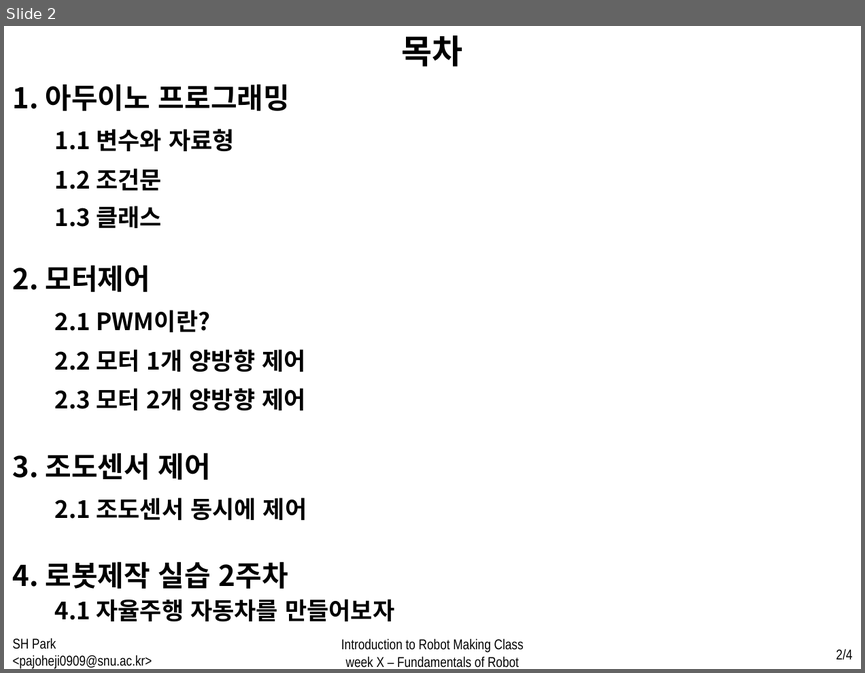
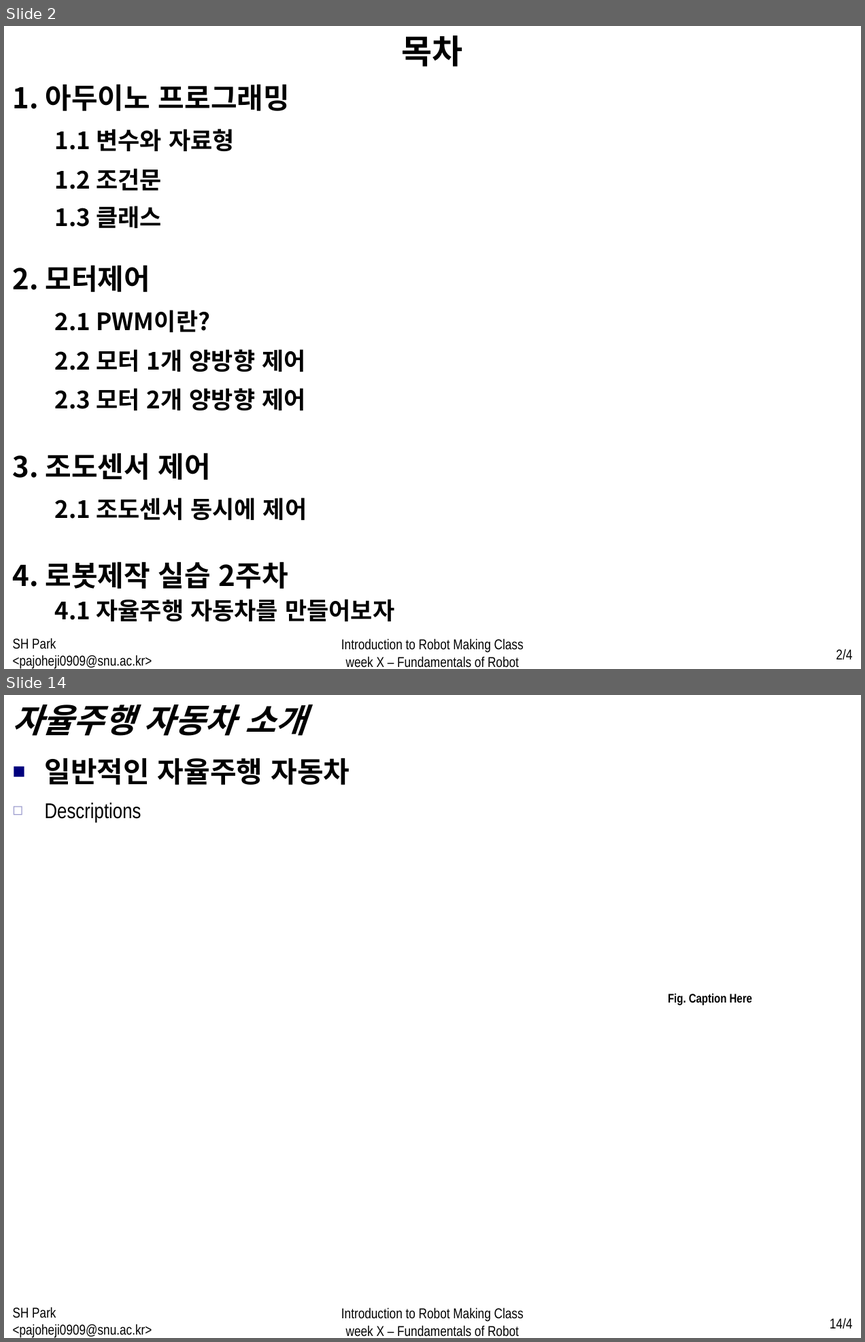
Before and after one commit to WhenTheyCry96/RobotTutorial, a slide deck: PPT/week2.pptx. Shown one above the other, each under a label of ours: slide 2 before the commit, slides 2 and 14 after it; the slides between them are not shown. The pictures are 865x673 and 865x1342 pixels, drawn with LibreOffice and Linux fonts; fonts in the diff are those of the drawing. Boxes give left, top, right and bottom in pixels: in the first picture for what was removed or moved away, otherwise in the second. Text is boxed around its words. In the diff, an @@ line names an element or a change of style, - is before the commit and + after.

Commit message:
robot ppt2 fixing

```diff
--- a/PPT/week2.pptx
+++ b/PPT/week2.pptx
@@ slide 14 added at [4, 695, 861, 1338], background #FFFFFF @@
@@ text added at [12, 705, 306, 736], 28 pt, text #000000, bold, italic @@
+자율주행 자동차 소개
@@ text added at [45, 758, 349, 785], 24 pt, text #000000, bold @@
+■ 일반적인 자율주행 자동차
@@ text added at [45, 802, 141, 822], 18 pt, text #000000 @@
+  ◻ Descriptions
@@ text added at [668, 993, 752, 1005], 10.5 pt, text #000000, bold @@
+Fig. Caption Here
@@ text added at [13, 1306, 152, 1338], 12 pt, text #000000 @@
+SH Park <pajoheji0909@snu.ac.kr>
@@ text added at [341, 1307, 524, 1336], 12 pt, text #000000 @@
+Introduction to Robot Making Class
+week X – Fundamentals of Robot
@@ page number added at [830, 1318, 852, 1329], 12 pt, text #000000 @@
+14/4
```
Also in this commit, not shown: 1 slide changed, 12 other slides added.
